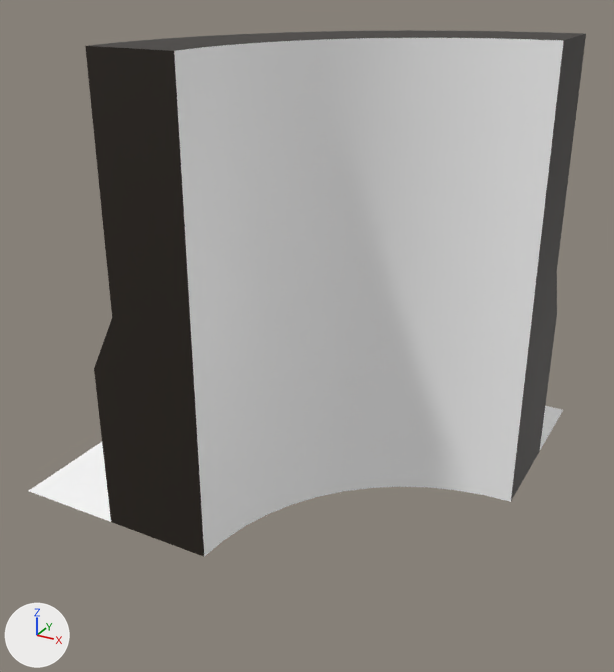
The FBX model Assets/Art/Environment/Containing/Models/Env_Ctn_Wall_Large_Corner_Inside_CW.fbx as it was, and as the next commit left it.
Before and after are seen from a 50 mm camera at (1.76, -2.31, 2.26) aimed at (0.02, 0.85, 0.68). Arrows for +X, +Y and +Z are at lower left; the lights stay in place. Where no turn or scale is listed for an object, it has been applied to the vertices.

The first picture shows 'Floor_Edge_Large_Corner_Inside', 'Wall_Large_Corner_Inside', 'Wall_Large_Corner_Inside_Top'.
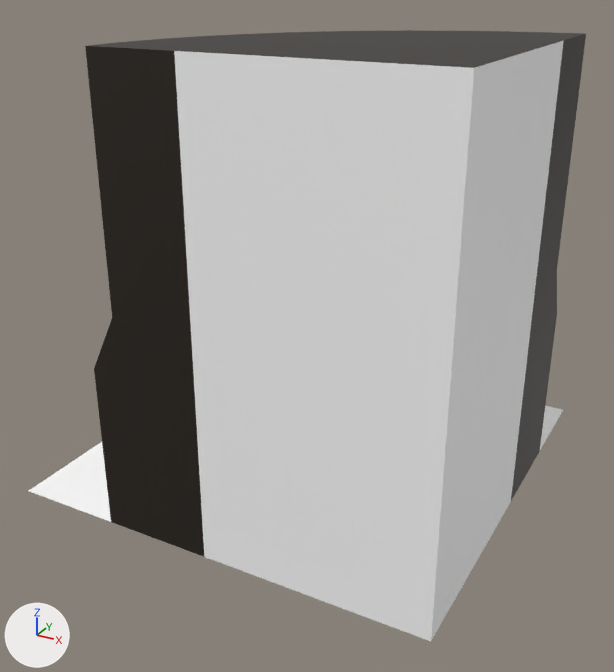
Where the change shows, as pixel boxes [x1, y1, x2, y2] in the pictures (614 x 672 px):
'Wall_Large_Corner_Inside_Top_Fill', shown
    after: [174, 38, 563, 397]
'Wall_Large_Corner_Inside_Fill', shown
    after: [191, 298, 534, 641]
'Wall_Large_Corner_Inside_Top', unchanged, covered by the edit
    both: [85, 30, 586, 336]
'Wall_Large_Corner_Inside', unchanged, covered by the edit
    both: [94, 271, 557, 557]

The change in detail:
Object 'Wall_Large_Corner_Inside_Fill' (ob_wall_large_corner_inside_fill) is now shown.
Object 'Wall_Large_Corner_Inside_Top_Fill' (ob_wall_large_corner_inside_top_fill) is now shown.
